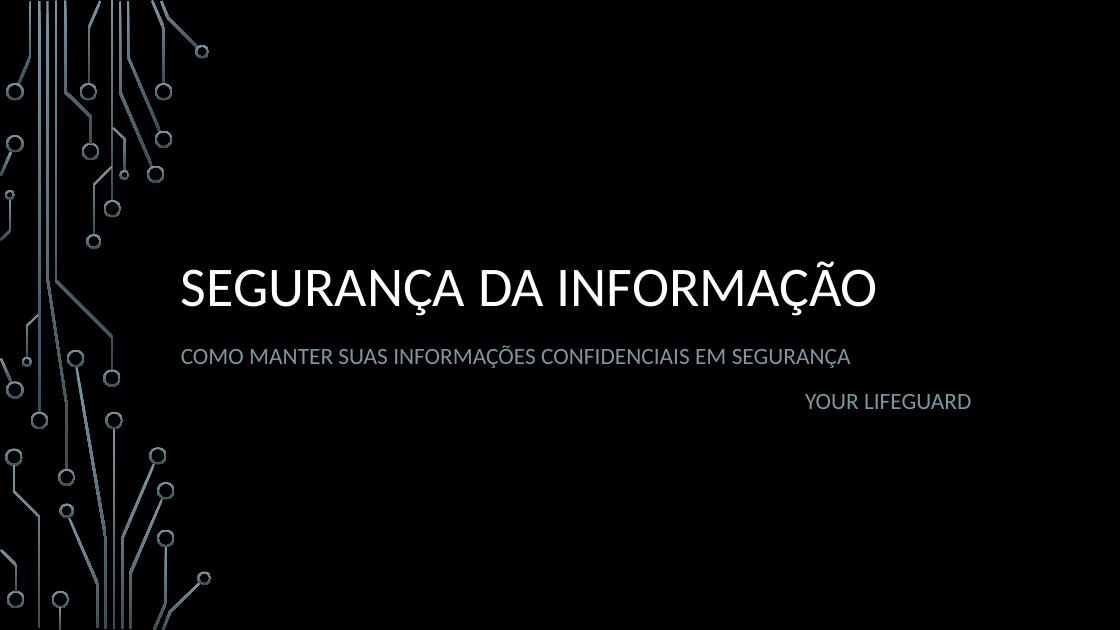
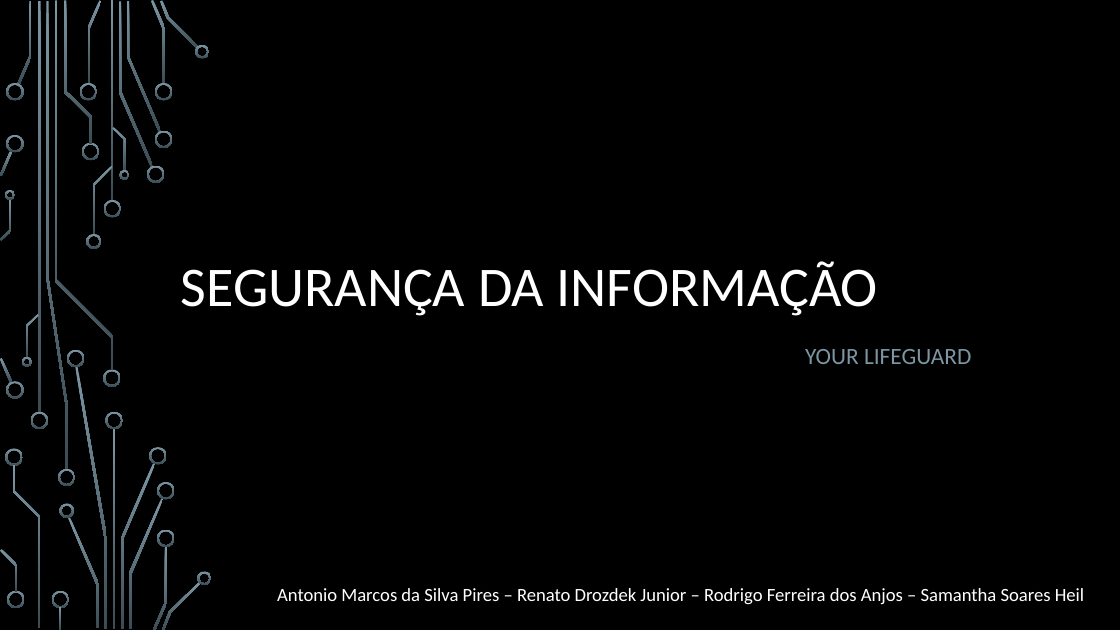
Before and after one commit to webbester/RodrigodAnjos, a slide deck: slide 1 of PI - Seg de Software/information_security.pptx. Drawn at 1120x630 pixels with LibreOffice and Linux fonts; fonts in the diff are those of the drawing; background and template pictures are left out. Boxes give left, top, right and bottom in pixels: in the first picture for what was removed or moved away, otherwise in the second. Text is boxed around its words. In the diff, an @@ line names an element or a change of style, - is before the commit and + after.

```diff
--- a/PI - Seg de Software/information_security.pptx
+++ b/PI - Seg de Software/information_security.pptx
@@ subtitle at bbox=[181, 345, 851, 368]: paragraph removed @@
-COMO MANTER SUAS INFORMAÇÕES CONFIDENCIAIS EM SEGURANÇA
@@ text added at bbox=[277, 588, 1084, 605], 16 pt, text #FFFFFF @@
+Antonio Marcos da Silva Pires – Renato Drozdek Junior – Rodrigo Ferreira dos Anjos – Samantha Soares Heil
```
Also in this commit, not shown: 2 other slides changed, 11 slides added, 1 slide removed, 4 other files.
